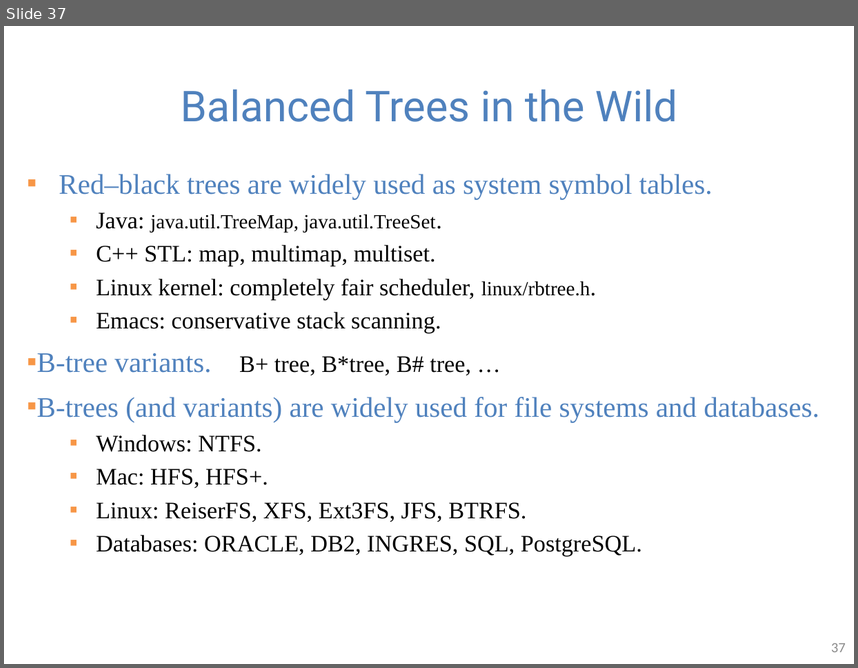
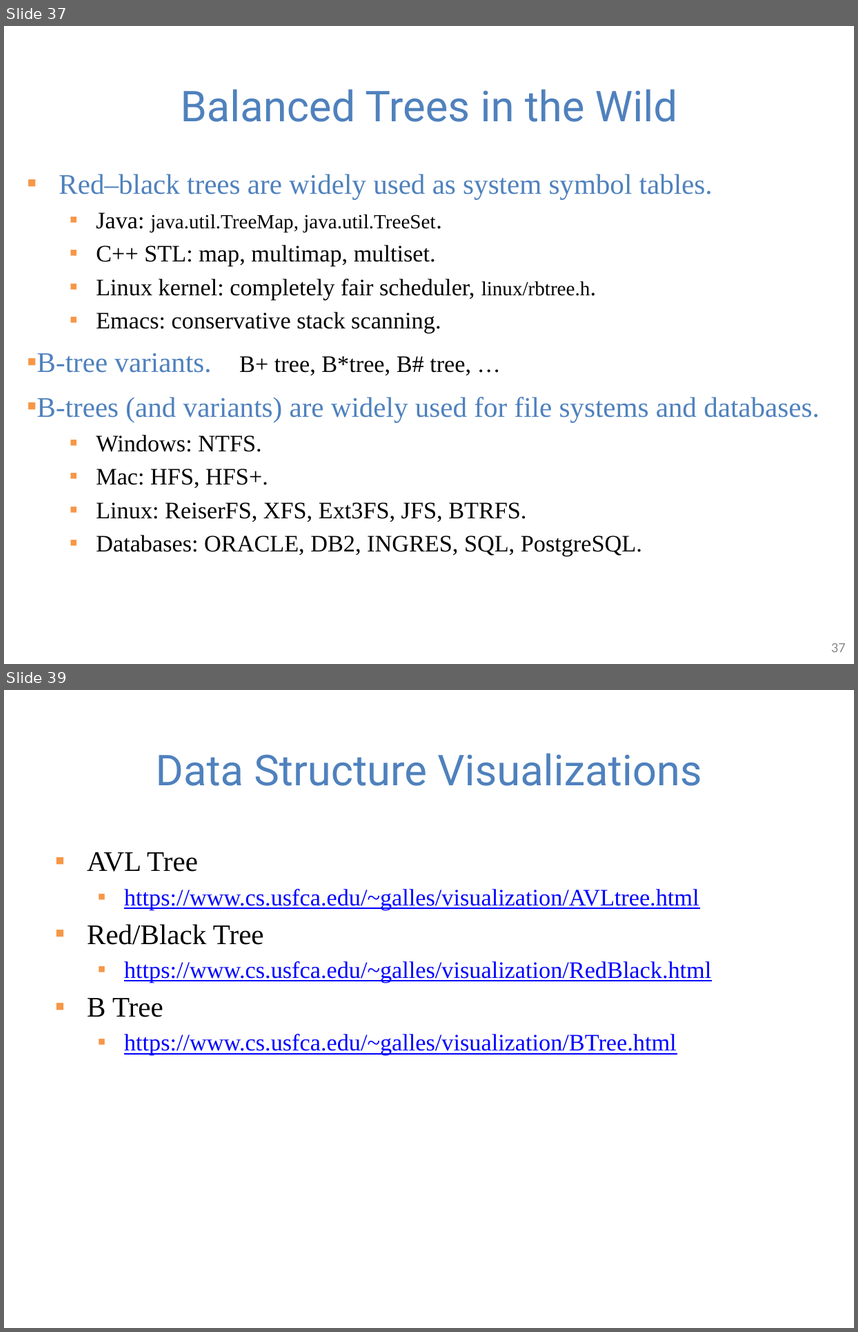
Before and after one commit to guhofstra/CSC111Fa25, a slide deck: PPTs/Lecture 10-2-3 trees B trees.pptx. Shown one above the other, each under a label of ours: slide 37 before the commit, slides 37 and 39 after it; the slides between them are not shown. The pictures are 858x668 and 858x1332 pixels, drawn with LibreOffice and Linux fonts; fonts in the diff are those of the drawing. Boxes give left, top, right and bottom in pixels: in the first picture for what was removed or moved away, otherwise in the second. Text is boxed around its words. In the diff, an @@ line names an element or a change of style, - is before the commit and + after.

```diff
--- a/PPTs/Lecture 10-2-3 trees B trees.pptx
+++ b/PPTs/Lecture 10-2-3 trees B trees.pptx
@@ slide 39 added at (4, 690, 854, 1328), background #FFFFFF @@
@@ title added at (156, 753, 702, 786), 36 pt, text #4F81BD @@
+Data Structure Visualizations
@@ text added at (87, 852, 711, 1055), 20 pt, text #0000FF, underline @@
+▪ AVL Tree
+  ▪ https://www.cs.usfca.edu/~galles/visualization/AVLtree.html
+▪ Red/Black Tree
+  ▪ https://www.cs.usfca.edu/~galles/visualization/RedBlack.html
+▪ B Tree
+  ▪ https://www.cs.usfca.edu/~galles/visualization/BTree.html
```
Also in this commit, not shown: 1 slide changed, 2 other files.
